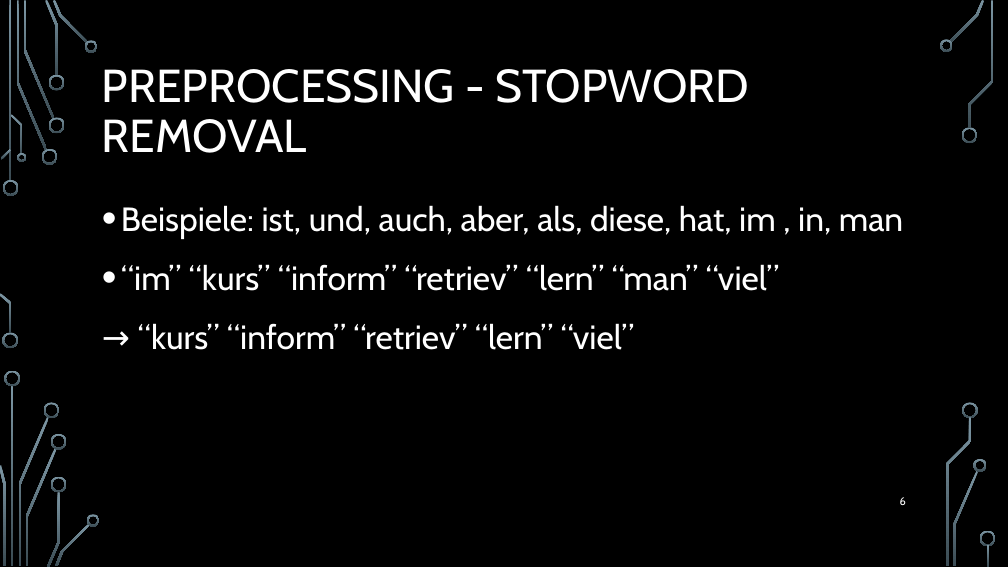
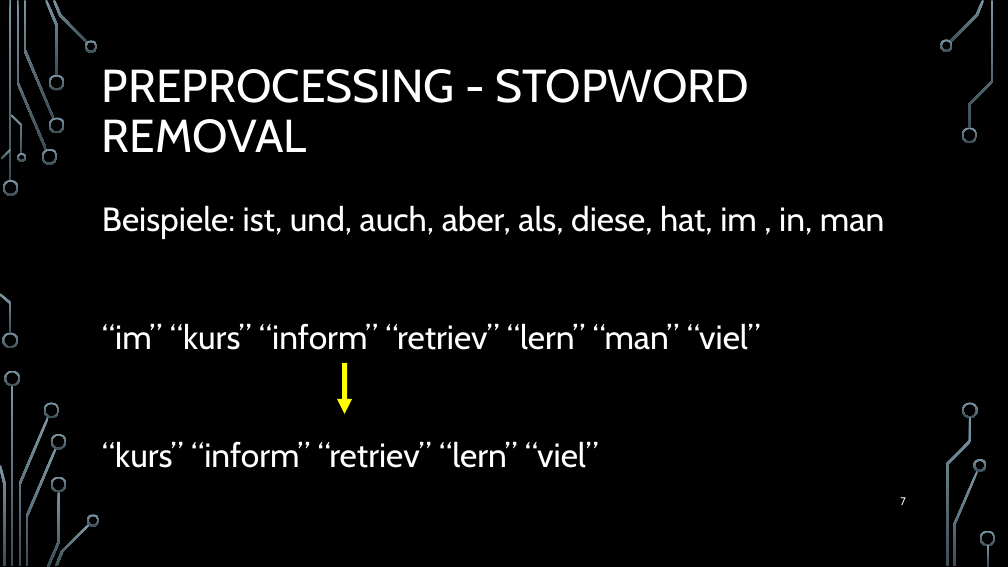
Before and after one commit to TPrime001/Grundgesetz, a slide deck: slide 7 of pres/Information Retrieval.pptx (slide 6 before the commit). Drawn at 1008x567 pixels with LibreOffice and Linux fonts; fonts in the diff are those of the drawing; background and template pictures are left out. Boxes give left, top, right and bottom in pixels: in the first picture for what was removed or moved away, otherwise in the second. Text is boxed around its words. In the diff, an @@ line names an element or a change of style, - is before the commit and + after.

```diff
--- a/pres/Information Retrieval.pptx
+++ b/pres/Information Retrieval.pptx
@@ text at [102, 205, 884, 350]: bullet • to none @@
@@ arrow added from (345, 363) to (345, 414), #FFFF00 4.75 pt @@
@@ text at [102, 441, 599, 468]: text changed @@
-→ “kurs” “inform” “retriev” “lern” “viel”
+“kurs” “inform” “retriev” “lern” “viel”
@@ page number at [900, 497, 906, 505]: text changed @@
-6
+7
```
Also in this commit, not shown: 5 other slides changed, 7 slides added, 2 slides removed, 1 other file.
